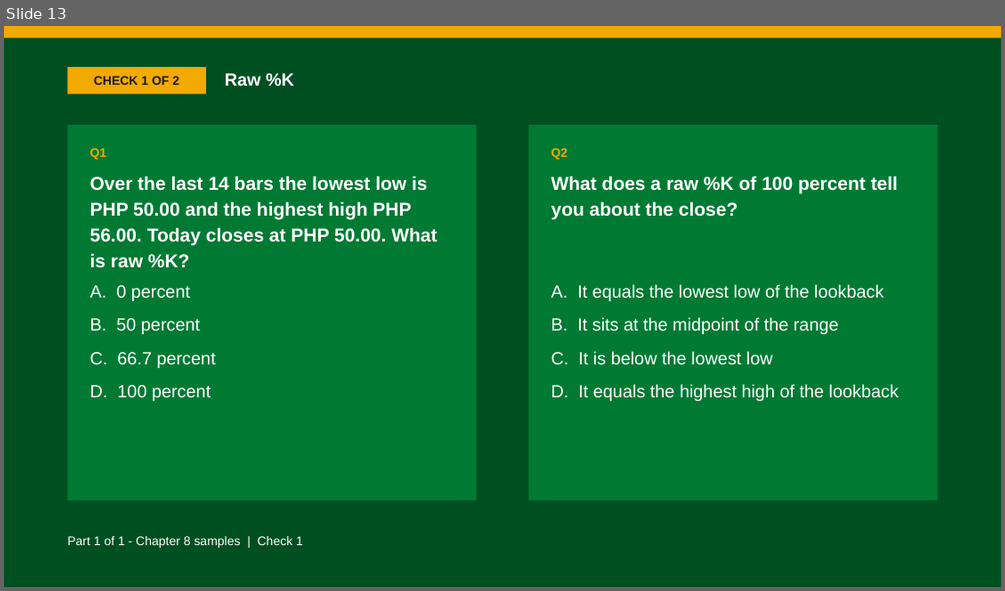
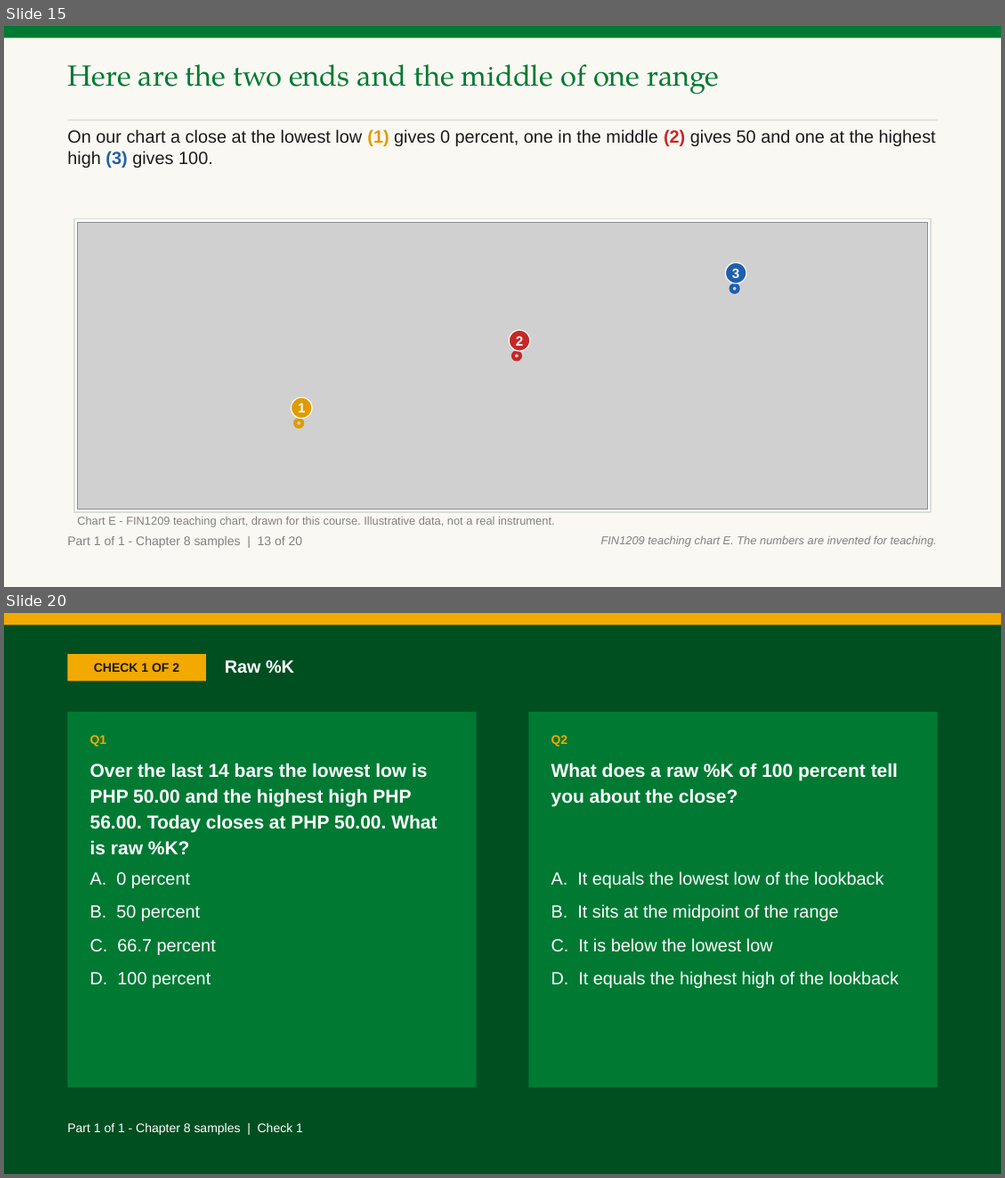
Before and after one commit to benjiesotelo-sudo/Telos_FIN1209, a slide deck: chapter-08/FIN1209-Chapter-08.pptx. Shown one above the other, each under a label of ours: slide 13 before the commit, slides 15 and 20 after it; the slides between them are not shown. The pictures are 1005x591 and 1005x1178 pixels, drawn with LibreOffice and Linux fonts; fonts in the diff are those of the drawing; grey boxes stand for pictures. Boxes give left, top, right and bottom in pixels: in the first picture for what was removed or moved away, otherwise in the second. Text is boxed around its words. In the diff, an @@ line names an element or a change of style, - is before the commit and + after.

Commit message:
Chapter 8 samples: pair each explanation with its chart the way Chapter 7 does (five new charts, Lim's Figures 8.17, 8.8 and 8.7 beside the oscillator list)

```diff
--- a/chapter-08/FIN1209-Chapter-08.pptx
+++ b/chapter-08/FIN1209-Chapter-08.pptx
@@ slide 15 added at (x1=4, y1=26, x2=1001, y2=587), background #FFFFFF @@
@@ rectangle added at (x1=4, y1=26, x2=1001, y2=587), fill #FAF8F2 @@
@@ rectangle added at (x1=4, y1=26, x2=1001, y2=38), fill #007A33 @@
@@ text added at (x1=67, y1=64, x2=720, y2=95), 28 pt, text #007A33 @@
+Here are the two ends and the middle of one range
@@ rectangle added at (x1=67, y1=119, x2=938, y2=121), fill #D7E0D9 @@
@@ text added at (x1=67, y1=129, x2=936, y2=168), 17 pt, text #1A1A1A @@
+On our chart a close at the lowest low (1) gives 0 percent, one in the middle (2) gives 50 and one at the highest high (3) gives 100.
@@ rectangle added at (x1=74, y1=219, x2=930, y2=512), fill #FFFFFF, outline #D7E0D9 1 pt @@
@@ picture added at (x1=77, y1=222, x2=928, y2=509) @@
@@ ellipse added at (x1=726, y1=263, x2=746, y2=283), fill #1F5FAD, outline #FFFFFF 1 pt, 13 pt, text #FFFFFF, bold @@
+3
@@ ellipse added at (x1=731, y1=285, x2=738, y2=292), outline #1F5FAD 3.5 pt @@
@@ ellipse added at (x1=509, y1=330, x2=530, y2=351), fill #C62828, outline #FFFFFF 1 pt, 13 pt, text #FFFFFF, bold @@
+2
@@ ellipse added at (x1=513, y1=352, x2=521, y2=360), outline #C62828 3.5 pt @@
@@ ellipse added at (x1=291, y1=398, x2=312, y2=418), fill #E09B00, outline #FFFFFF 1 pt, 13 pt, text #FFFFFF, bold @@
+1
@@ ellipse added at (x1=296, y1=419, x2=303, y2=426), outline #E09B00 3.5 pt @@
@@ text added at (x1=77, y1=516, x2=555, y2=527), 11 pt, text #818181 @@
+Chart E - FIN1209 teaching chart, drawn for this course. Illustrative data, not a real instrument.
@@ text added at (x1=67, y1=536, x2=303, y2=548), 12 pt, text #818181 @@
+Part 1 of 1 - Chapter 8 samples | 13 of 20
@@ text added at (x1=601, y1=536, x2=937, y2=547), 11 pt, text #818181, italic @@
+FIN1209 teaching chart E. The numbers are invented for teaching.
@@ what was slide 13 is now slide 20 @@
```
Also in this commit, not shown: 13 slides changed, 6 other slides added, 3 other files.
